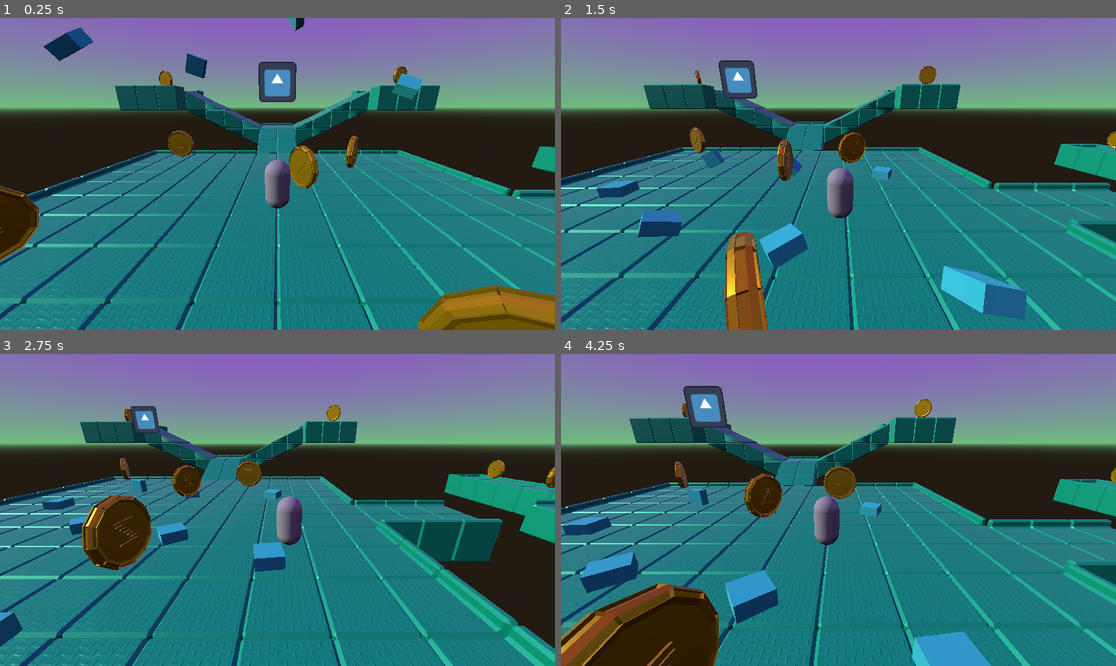
Above: before the commit, frames 1-4 (two rows, left to right).
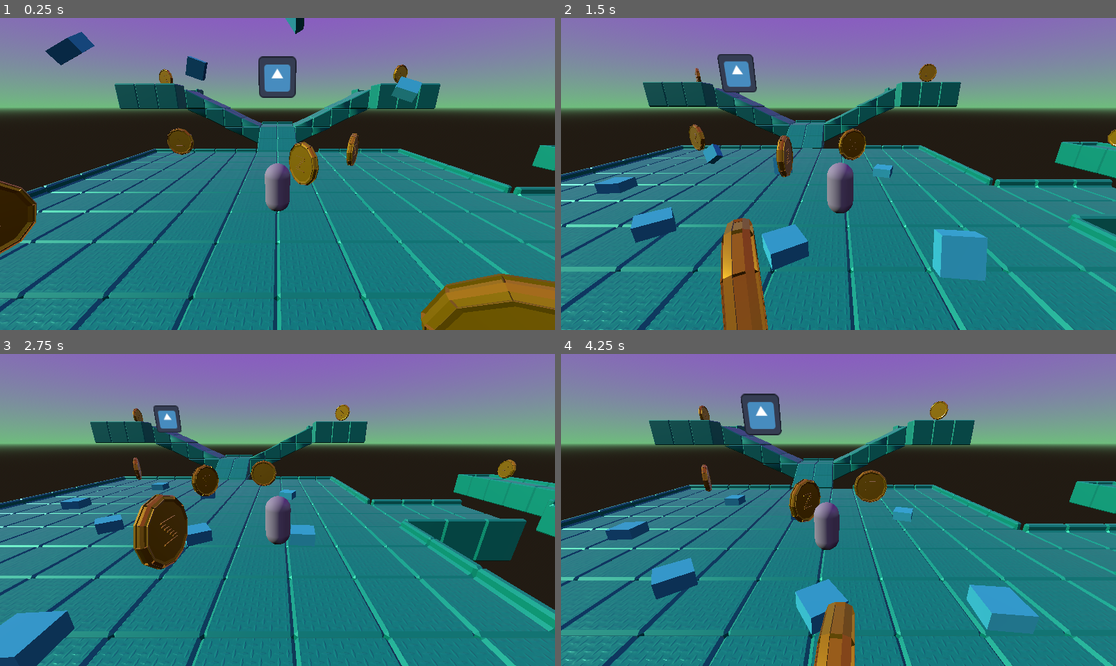
Above: after the commit, the same moments.

Repository: IsaiahMurray/3D-Platformer-Tutorial
Game: Godot game, scene res://scenes/level_1.tscn
The game is run twice, just before and just after one commit, with the same random seed, the same clock (stepped at 60 frames per second) and the same inputs. The engine's default icon, where the game draws it, is replaced by a stand-in: a white triangle on a blue panel in a dark square.
Inputs:
- Up to frame 1 (0.25 s): no input
- Up to frame 2 (1.5 s): tap Enter (ui_accept) at 0.5, 0.77 s; hold Right (ui_right) 0.53-1.28 s; hold Down (ui_down) from 1.28 s (still down)
- Up to frame 3 (2.75 s): tap Enter (ui_accept) at 1.52 s; release Down (ui_down) at 2.03 s; hold Right (ui_right) from 2.03 s (still down)
- Up to frame 4 (4.25 s): release Right (ui_right) at 2.78 s; hold Up (ui_up) 2.78-3.53 s; tap Enter (ui_accept) at 3.02, 3.77 s; hold Left (ui_left) from 3.53 s (still down)

The runs differ from the first frame. In frame 1, 15% of the frame differs, in the area x 0-100%, y 0-100%; in frame 2, 19%; in frame 3, 26%; in frame 4, 32%, in the area x 0-100%, y 10-100%.

Commit message:
Increased gravity

Diff:
--- a/3d-platformer-tutorial/project.godot
+++ b/3d-platformer-tutorial/project.godot
@@ -15,6 +15,10 @@
 config/features=PackedStringArray("4.3", "Forward Plus")
 config/icon="res://icon.svg"
 
+[physics]
+
+3d/default_gravity=20.0
+
 [rendering]
 
 anti_aliasing/quality/msaa_2d=1
